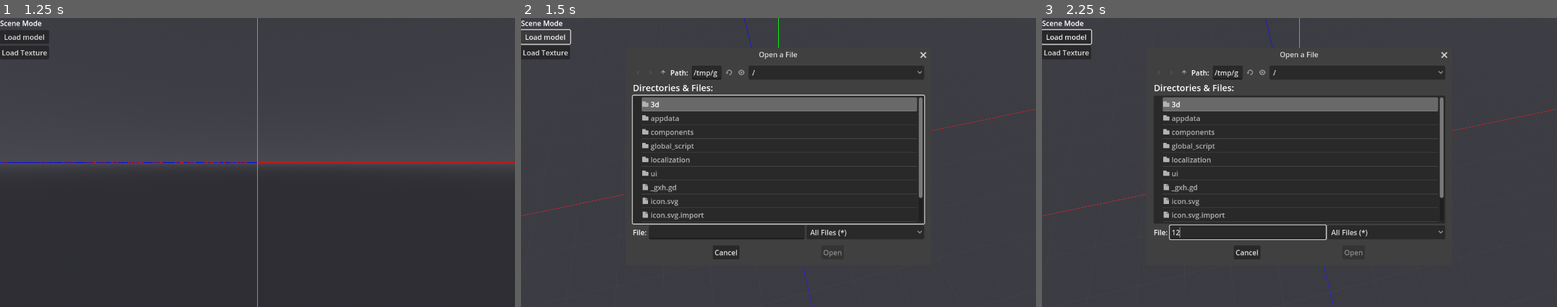
Above: before the commit, frames 1-3 (left to right).
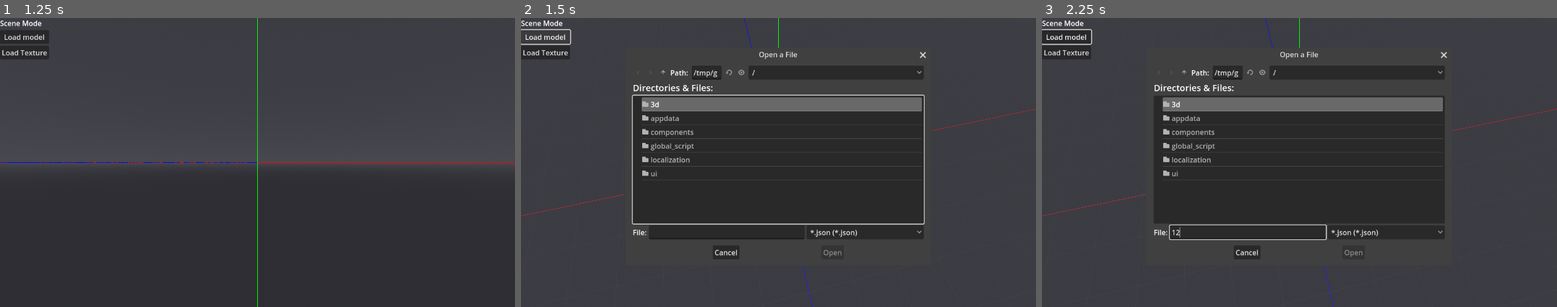
Above: after the commit, the same moments.

Repository: Nusiq/McGdModeling
Game: Godot game, scene res://ui/main/main_menu.tscn
Two runs of this game, one before a commit and one after it. Both use one fixed random seed, a clock stepped at 60 frames per second and the inputs below.
Inputs (mouse positions are in pixels of both pictures, inside the frame that each line leads up to):
- Up to frame 1 (1.25 s): tap Enter at 0.5 s; move the mouse to (370, 148) at 0.52 s; hold Middle mouse button (gesture.pan_view) from 0.53 s (still down)
- Up to frame 2 (1.5 s): release Middle mouse button (gesture.pan_view) at 1.25 s; click "Load model" at 1.25 s
- Up to frame 3 (2.25 s): click (1248, 231) at 2.02 s; type "12" at 2.1 s

Frame 1 is identical in both runs. In frame 2, 1.0% of the frame differs, in the area x 23-80%, y 11-76%; in frame 3, 0.9%.

Commit message:
Main menu file dialogs filter for specific file types.

Diff:
--- a/ui/main/main_menu.gd
+++ b/ui/main/main_menu.gd
@@ -7,6 +7,8 @@
 
 func _ready() -> void:
 	ModeManager.mode_changed.connect(_on_mode_changed)
+	model_file_dialog.filters = ["*.json"]
+	texture_file_dialog.filters = ["*.png"]
 
 func _on_cached_file_dialog_model_file_selected(path: String) -> void:
 	mc_model.remove_bones()
